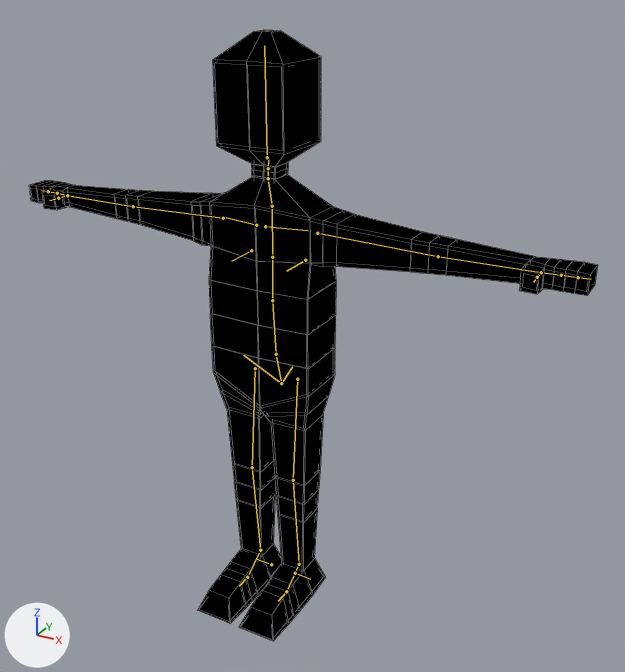
Renders of the Blender file playerGeneral/dummyCopy.blend from each side of a commit.
One viewpoint serves both versions: a 50 mm camera at (7.81, -12.68, 8.59) aimed at (0.22, 1.12, 1.69). Every picture has the same lights, and +X, +Y and +Z are marked at lower left. The picture after the commit comes second. The bones that bend it are drawn over the model as lines. Mesh edges are drawn as thin lines.
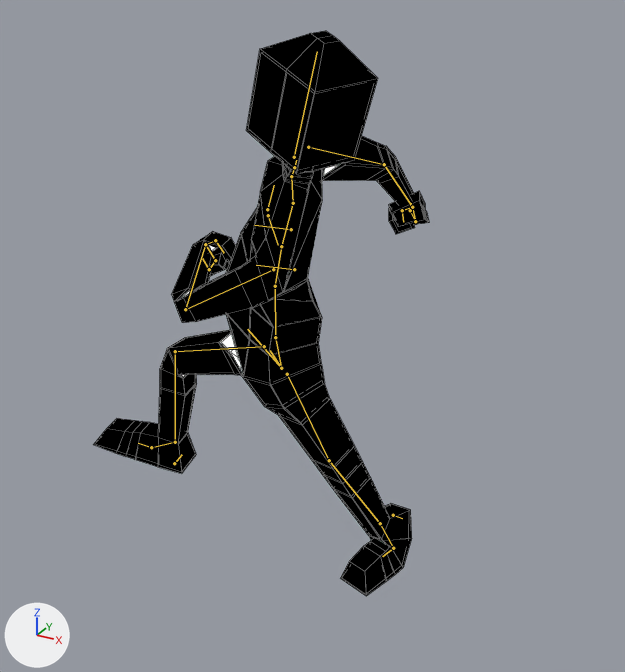
The newer file adds an action. The first version stands in its rest pose; the second is drawn at frame 1 of the action 'chargedRun'.

Location of each change, [x1, y1, x2, y2] in pixels of the pictures (625 x 672 px):
'Cube', posed (41% narrower, 8% shorter): before [29, 30, 598, 641]; after [93, 31, 429, 596]
bone 'ORG-spine', root to tip: before (281, 383) to (276, 354); after (281, 368) to (275, 337)
bone 'ORG-spine.001', root to tip: before (276, 354) to (272, 300); after (275, 337) to (275, 286)
bone 'ORG-spine.002', root to tip: before (272, 300) to (272, 257); after (275, 286) to (281, 246)
bone 'ORG-spine.003', root to tip: before (272, 257) to (272, 206); after (281, 246) to (293, 203)
bone 'ORG-face', root to tip: before (267, 157) to (264, 45); after (294, 157) to (317, 51)
bone 'ORG-upper_arm.L', root to tip: before (317, 233) to (438, 256); after (273, 269) to (185, 309)
bone 'ORG-forearm.L', root to tip: before (438, 256) to (541, 272); after (185, 309) to (205, 244)
bone 'ORG-hand.L', root to tip: before (541, 272) to (561, 275); after (205, 244) to (215, 260)
bone 'ORG-hand.L.001', root to tip: before (561, 275) to (578, 277); after (215, 260) to (209, 269)
bone 'ORG-hand.L.002', root to tip: before (578, 277) to (591, 279); after (209, 269) to (202, 258)
bone 'ORG-forearm.L.002', root to tip: before (537, 277) to (533, 282); after (215, 240) to (224, 253)
bone 'ORG-upper_arm.R', root to tip: before (223, 218) to (133, 206); after (308, 147) to (384, 164)
bone 'ORG-forearm.R', root to tip: before (133, 206) to (67, 195); after (384, 164) to (412, 207)
bone 'ORG-hand.R', root to tip: before (67, 195) to (57, 193); after (412, 207) to (415, 221)
bone 'ORG-hand.R.001', root to tip: before (57, 193) to (48, 191); after (415, 221) to (410, 210)
bone 'ORG-hand.R.002', root to tip: before (48, 191) to (41, 190); after (410, 210) to (411, 203)
bone 'ORG-forearm.R.002', root to tip: before (58, 198) to (49, 200); after (402, 210) to (403, 222)
bone 'ORG-pelvis.L', root to tip: before (281, 383) to (292, 366); after (281, 368) to (270, 350)
bone 'ORG-pelvis.R', root to tip: before (281, 383) to (243, 355); after (281, 368) to (247, 329)
bone 'ORG-thigh.L', root to tip: before (297, 379) to (293, 480); after (287, 374) to (329, 460)
bone 'ORG-foot.L', root to tip: before (299, 564) to (286, 591); after (380, 523) to (393, 548)
bone 'ORG-toe.L', root to tip: before (286, 591) to (278, 601); after (393, 548) to (382, 556)
bone 'ORG-thigh.R', root to tip: before (255, 368) to (252, 467); after (264, 346) to (175, 351)
bone 'ORG-shin.R', root to tip: before (252, 467) to (260, 550); after (175, 351) to (175, 442)

What the commit changed:
Bone 'ORG-spine' (bone_org_spine) moves from (0.0, 0.0, 0.0) to (0.0, 0.067, -0.017).
Bone 'ORG-spine.001' (bone_org_spine_001) turns from (0, 0, 0) to (4, -19, -6) degrees about its own x, y and z.
Bone 'ORG-spine.002' (bone_org_spine_002) turns from (0, 0, 0) to (2, -18, -8) degrees about its own x, y and z.
Bone 'ORG-spine.003' (bone_org_spine_003) turns from (0, 0, 0) to (-1, -18, -8) degrees about its own x, y and z.
Bone 'ORG-face' (bone_org_face) turns from (0, 0, 0) to (0, 36, 0) degrees about its own x, y and z.
Bone 'ORG-upper_arm.L' (bone_org_upper_arm_l) moves from (0.0, 0.0, 0.0) to (0.039, 0.042, 0.039).
Bone 'ORG-upper_arm.L' (bone_org_upper_arm_l) turns from (0, 0, 0) to (55, 38, -70) degrees about its own x, y and z.
Bone 'ORG-forearm.L' (bone_org_forearm_l) turns from (0, 0, 0) to (96, 64, 10) degrees about its own x, y and z.
Bone 'ORG-hand.L' (bone_org_hand_l) turns from (0, 0, 0) to (-5, 3, -97) degrees about its own x, y and z.
Bone 'ORG-hand.L' (bone_org_hand_l) is rescaled from (1.0, 1.0, 1.0) to (1.32, 1.32, 1.32).
Bone 'ORG-hand.L.001' (bone_org_hand_l_001) turns from (0, 0, 0) to (-3, 1, -97) degrees about its own x, y and z.
Bone 'ORG-hand.L.002' (bone_org_hand_l_002) turns from (0, 0, 0) to (-4, 2, -97) degrees about its own x, y and z.
Bone 'ORG-forearm.L.002' (bone_org_forearm_l_002) turns from (0, 0, 0) to (2, -4, -91) degrees about its own x, y and z.
Bone 'ORG-forearm.L.002' (bone_org_forearm_l_002) is rescaled from (1.0, 1.0, 1.0) to (1.32, 1.32, 1.32).
Bone 'ORG-upper_arm.R' (bone_org_upper_arm_r) moves from (0.0, 0.0, 0.0) to (0.156, 0.017, -0.089).
Bone 'ORG-upper_arm.R' (bone_org_upper_arm_r) turns from (0, 0, 0) to (-52, -20, 61) degrees about its own x, y and z.
Bone 'ORG-forearm.R' (bone_org_forearm_r) turns from (0, 0, 0) to (18, 0, 20) degrees about its own x, y and z.
Bone 'ORG-hand.R' (bone_org_hand_r) turns from (0, 0, 0) to (-5, -3, 97) degrees about its own x, y and z.
Bone 'ORG-hand.R' (bone_org_hand_r) is rescaled from (1.0, 1.0, 1.0) to (1.32, 1.32, 1.32).
Bone 'ORG-hand.R.001' (bone_org_hand_r_001) turns from (0, 0, 0) to (-3, -1, 97) degrees about its own x, y and z.
Bone 'ORG-hand.R.002' (bone_org_hand_r_002) turns from (0, 0, 0) to (-4, -2, 97) degrees about its own x, y and z.
Bone 'ORG-forearm.R.002' (bone_org_forearm_r_002) turns from (0, 0, 0) to (2, 4, 91) degrees about its own x, y and z.
Bone 'ORG-forearm.R.002' (bone_org_forearm_r_002) is rescaled from (1.0, 1.0, 1.0) to (1.32, 1.32, 1.32).
Bone 'ORG-pelvis.L' (bone_org_pelvis_l) turns from (0, 0, 0) to (13, -21, -20) degrees about its own x, y and z.
Bone 'ORG-pelvis.R' (bone_org_pelvis_r) turns from (0, 0, 0) to (-4, -28, -27) degrees about its own x, y and z.
Bone 'ORG-thigh.L' (bone_org_thigh_l) moves from (0.0, 0.0, 0.0) to (0.012, 0.012, -0.097).
Bone 'ORG-thigh.L' (bone_org_thigh_l) turns from (0, 0, 0) to (23, 23, -8) degrees about its own x, y and z.
Bone 'ORG-foot.L' (bone_org_foot_l) turns from (0, 0, 0) to (48, 16, -5) degrees about its own x, y and z.
Bone 'ORG-toe.L' (bone_org_toe_l) turns from (0, 0, 0) to (65, -15, -15) degrees about its own x, y and z.
Bone 'ORG-thigh.R' (bone_org_thigh_r) moves from (0.0, 0.0, 0.0) to (0.0, -0.007, 0.071).
Bone 'ORG-thigh.R' (bone_org_thigh_r) turns from (0, 0, 0) to (-42, 86, 34) degrees about its own x, y and z.
Bone 'ORG-shin.R' (bone_org_shin_r) turns from (0, 0, 0) to (62, -7, -7) degrees about its own x, y and z.
